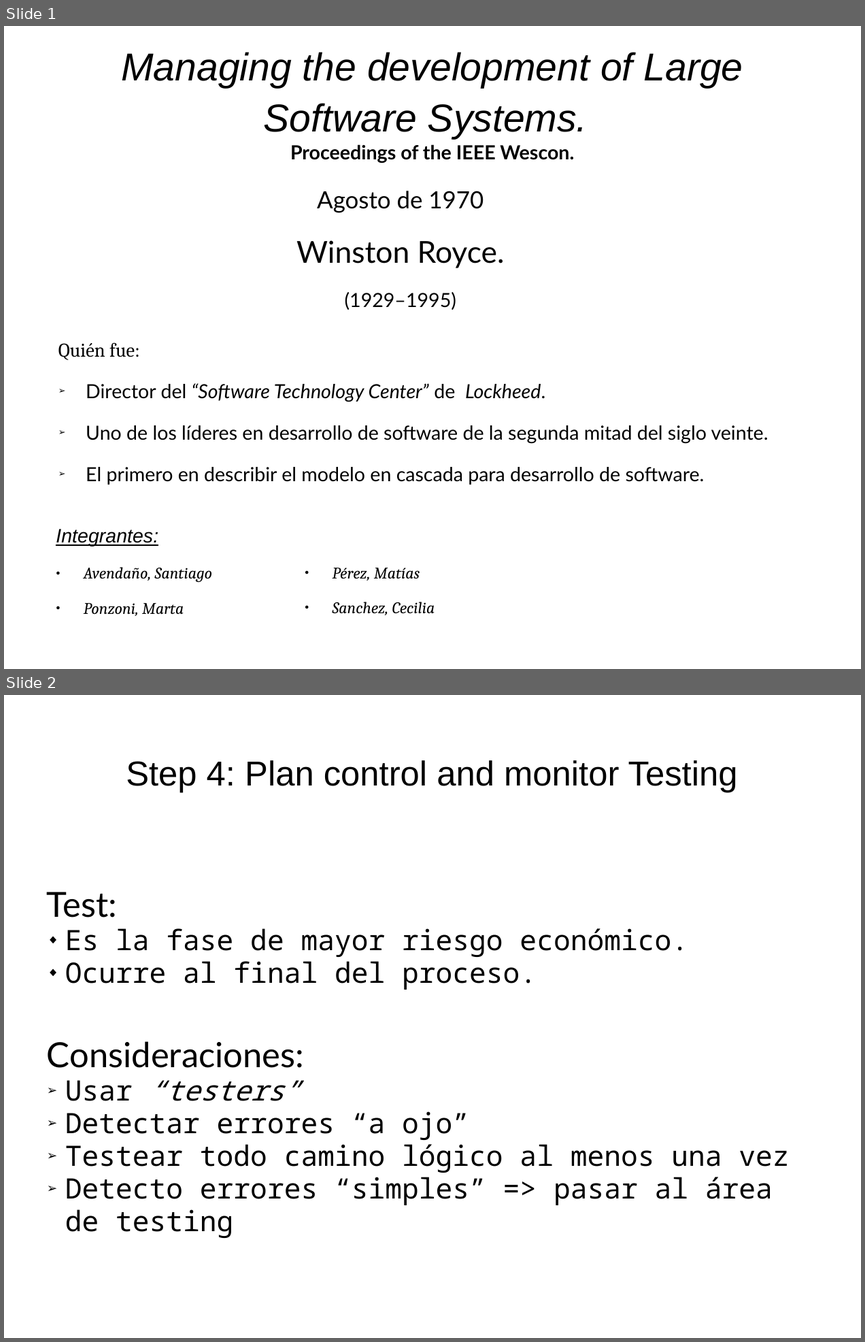
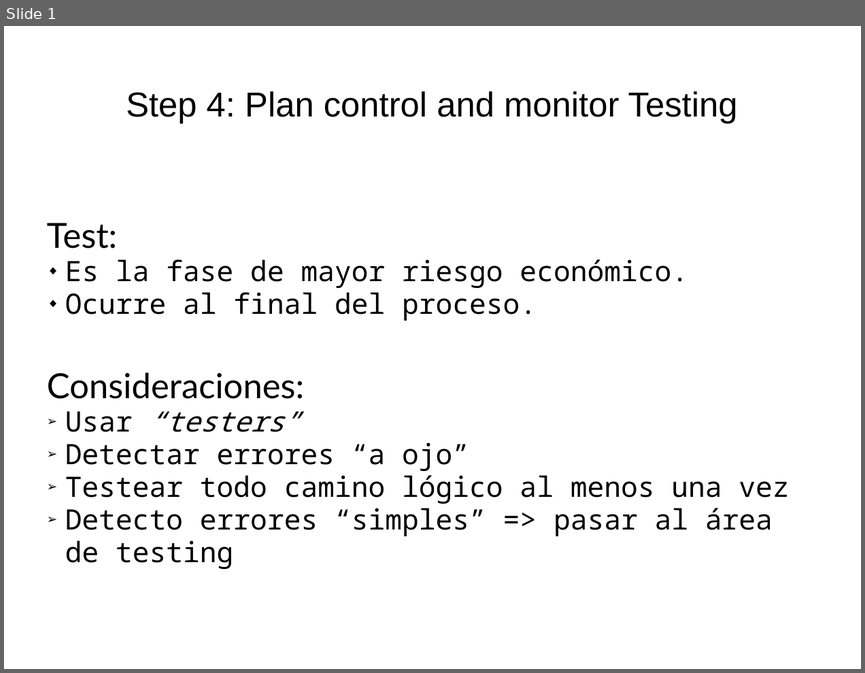
Before and after one commit to Maturuleco/ingdesoft2, a slide deck: Paper/PresentaciónMatias.ppt. Shown one above the other, each under a label of ours: slides 1 and 2 before the commit, slide 1 after it. The pictures are 865x1342 and 865x673 pixels, drawn with LibreOffice and Linux fonts; fonts in the diff are those of the drawing. Boxes give left, top, right and bottom in pixels: in the first picture for what was removed or moved away, otherwise in the second. Text is boxed around its words. In the diff, an @@ line names an element or a change of style, - is before the commit and + after.

```diff
--- a/Paper/PresentaciónMatias.ppt
+++ b/Paper/PresentaciónMatias.ppt
@@ slide 1 removed at bbox=[4, 26, 861, 669], background #FFFFFF @@
@@ title removed at bbox=[121, 52, 743, 163] @@
-Managing the development of Large Software Systems.
-Proceedings of the IEEE Wescon.
@@ text removed at bbox=[296, 191, 504, 310] @@
-Agosto de 1970
-Winston Royce.
-(1929–1995)
@@ text removed at bbox=[58, 342, 768, 484] @@
-Quién fue:
-➢ Director del “Software Technology Center” de Lockheed.
-➢ Uno de los líderes en desarrollo de software de la segunda mitad del siglo veinte.
-➢ El primero en describir el modelo en cascada para desarrollo de software.
@@ text removed at bbox=[56, 529, 213, 616] @@
-Integrantes:
-● Avendaño, Santiago
-● Ponzoni, Marta
@@ text removed at bbox=[332, 567, 435, 615] @@
-● Pérez, Matías
-● Sanchez, Cecilia
@@ what was slide 2 is now slide 1 @@
```
Also in this commit, not shown: 1 slide added, 1 other file.
